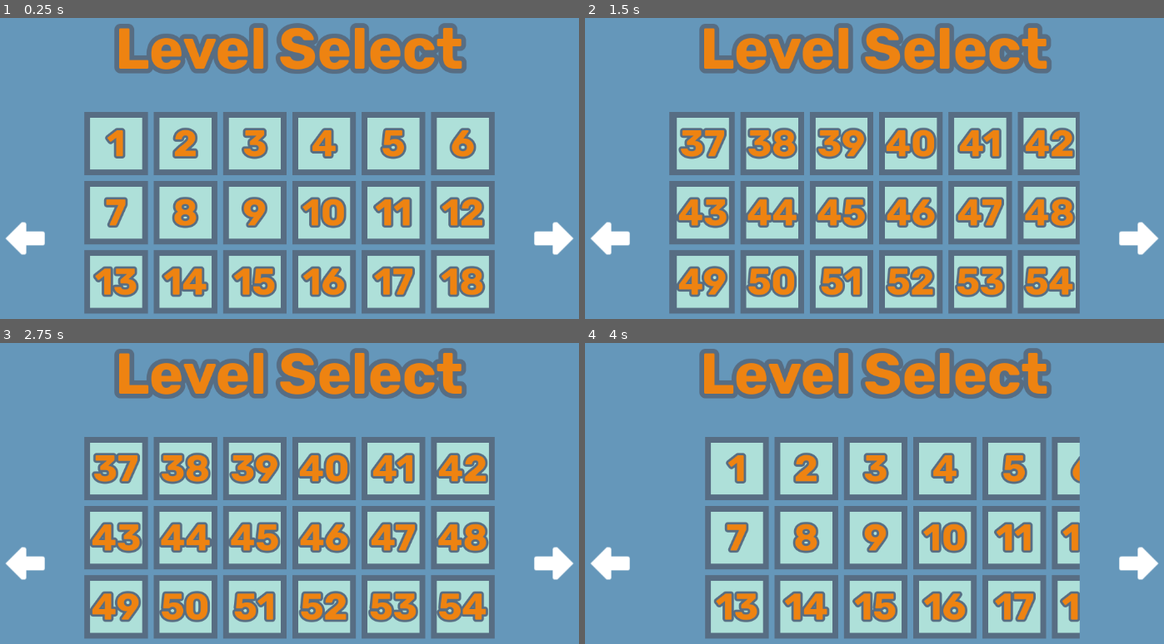
Above: before the commit, frames 1-4 (two rows, left to right).
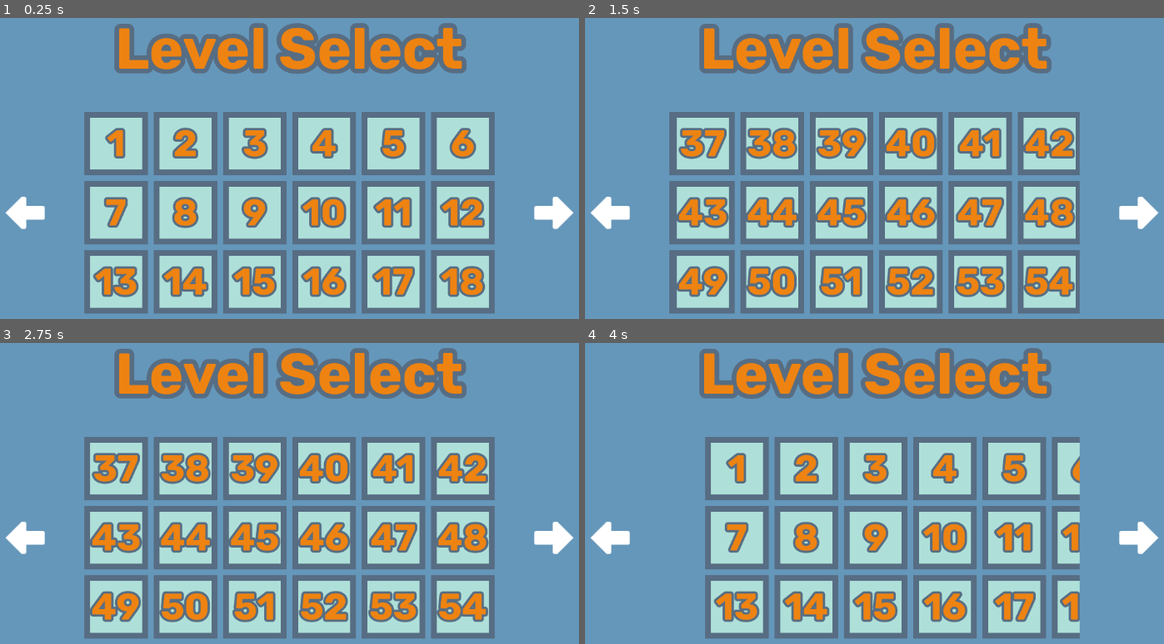
Above: after the commit, the same moments.

Repository: godotrecipes/ui_level_select
Game: Godot game, scene res://main.tscn
The game is run twice, just before and just after one commit, with the same random seed, the same clock (stepped at 60 frames per second) and the same inputs. Before the commit the project has no main scene; this scene is started directly in both runs.
Inputs (mouse positions are in pixels of both pictures, inside the frame that each line leads up to; where the layout moved, square brackets give the same spot in the first picture):
- Up to frame 1 (0.25 s): no input
- Up to frame 2 (1.5 s): click (1140, 213) [1140, 237] at 0.5 s; click (1140, 213) [1140, 237] at 1.25 s
- Up to frame 3 (2.75 s): click (555, 538) [555, 562] at 2 s
- Up to frame 4 (4 s): tap Enter at 2.75 s; move the mouse to (outside the picture) at 2.77 s; click (outside the picture) at 2.92 s; click (outside the picture) at 3.67 s

The runs differ from the first frame. In frame 1, 1.5% of the frame differs, in the area x 0-100%, y 59-79%; in frame 2, 1.5%; in frame 3, 1.5%; in frame 4, 1.5%.

Commit message:
set main scene, add screenshot

Diff:
--- a/level_menu.tscn
+++ b/level_menu.tscn
@@ -37,8 +37,6 @@
 
 [node name="HBoxContainer" type="HBoxContainer" parent="VBoxContainer"]
 layout_mode = 2
-size_flags_vertical = 3
-alignment = 1
 
 [node name="BackButton" type="TextureButton" parent="VBoxContainer/HBoxContainer"]
 layout_mode = 2
--- a/project.godot
+++ b/project.godot
@@ -11,5 +11,6 @@
 [application]
 
 config/name="ui_level_select"
+run/main_scene="res://main.tscn"
 config/features=PackedStringArray("4.0", "Forward Plus")
 config/icon="res://icon.svg"
Not shown, changed: README.md
